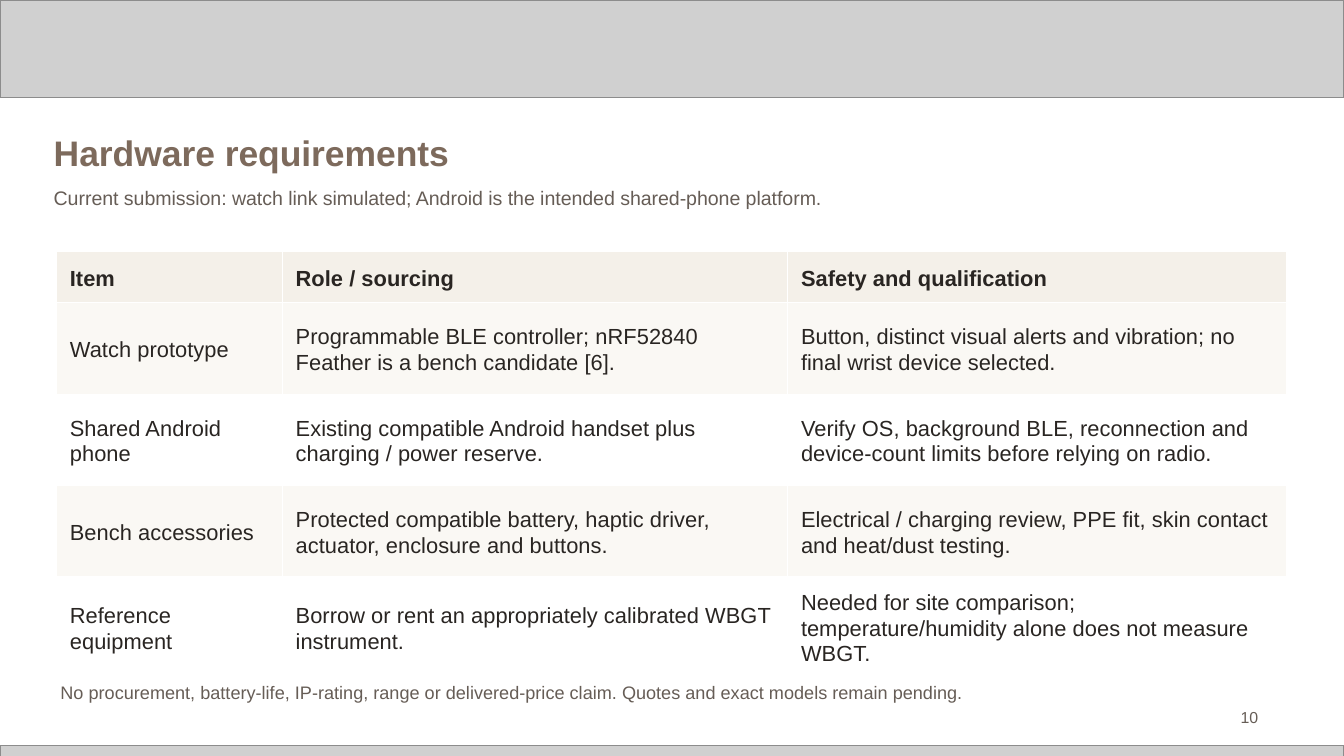
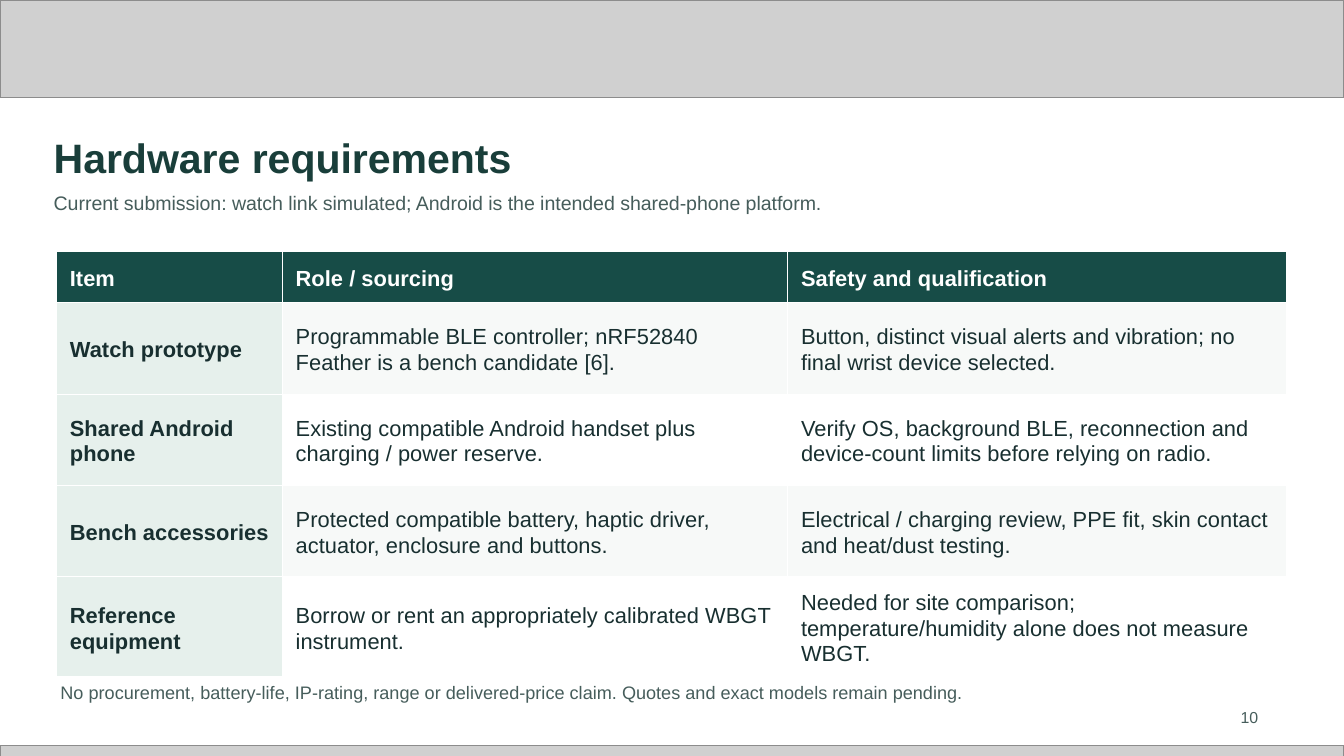
Before and after one commit to sammydamz/exaclim, a slide deck: slide 10 of downloads/submission/Exaclim_Future_Health_Submission.pptx. Drawn at 1344x756 pixels with LibreOffice and Linux fonts; fonts in the diff are those of the drawing; grey boxes stand for pictures. Boxes give left, top, right and bottom in pixels: in the first picture for what was removed or moved away, otherwise in the second. Text is boxed around its words. In the diff, an @@ line names an element or a change of style, - is before the commit and + after.

Commit message:
Improve submission slide hierarchy, evidence layout and architecture legibility

```diff
--- a/downloads/submission/Exaclim_Future_Health_Submission.pptx
+++ b/downloads/submission/Exaclim_Future_Health_Submission.pptx
@@ text "Hardware requirements" at box(54, 143, 512, 181): size 19 to 22 pt, text colour #7D6A5C to #193E3A @@
@@ text colour #665D56 to #465D5B in 3 elements at box(1241, 712, 1259, 723), box(60, 686, 962, 703), box(54, 196, 822, 214) @@
@@ table at box(56, 251, 1286, 668) @@
@@ fill #F4F0E9 to #174C47 in row 1 @@
@@ fill #FAF8F4 to #E6F0EC in 2 cells @@
@@ fill #FAF8F4 to #F7F9F8 in 4 cells @@
@@ fill #FFFFFF to #E6F0EC in 2 cells @@
@@ text colour #292522 to #FFFFFF in "Item", "Role / sourcing", "Safety and qualification" @@
@@ text colour #292522 to #182F30 @@
@@ bold on in "Watch prototype", "Shared Android phone", "Bench accessories", "Reference equipment" @@
```
Also in this commit, not shown: 13 other slides changed, 7 other files.
